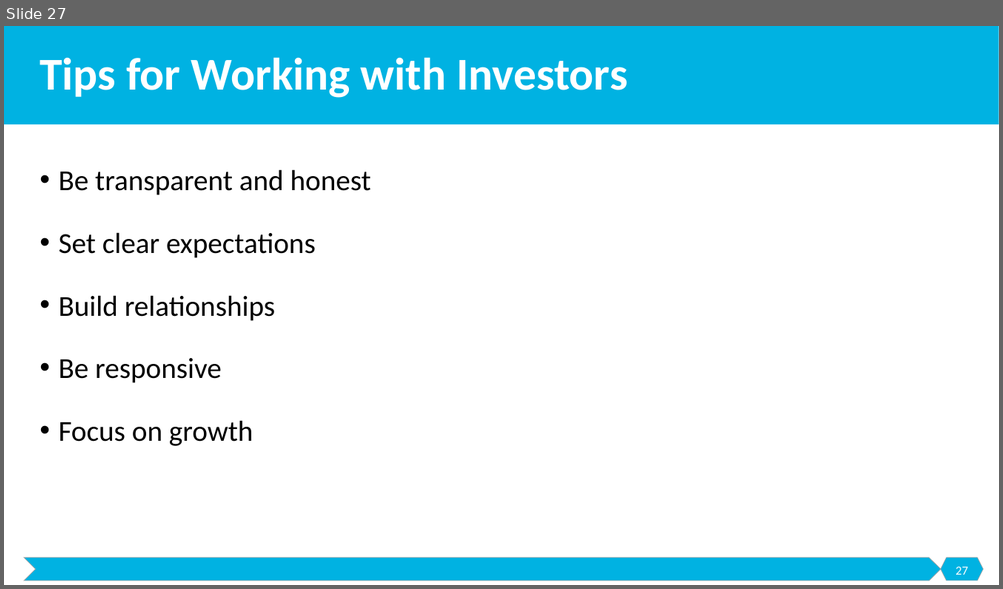
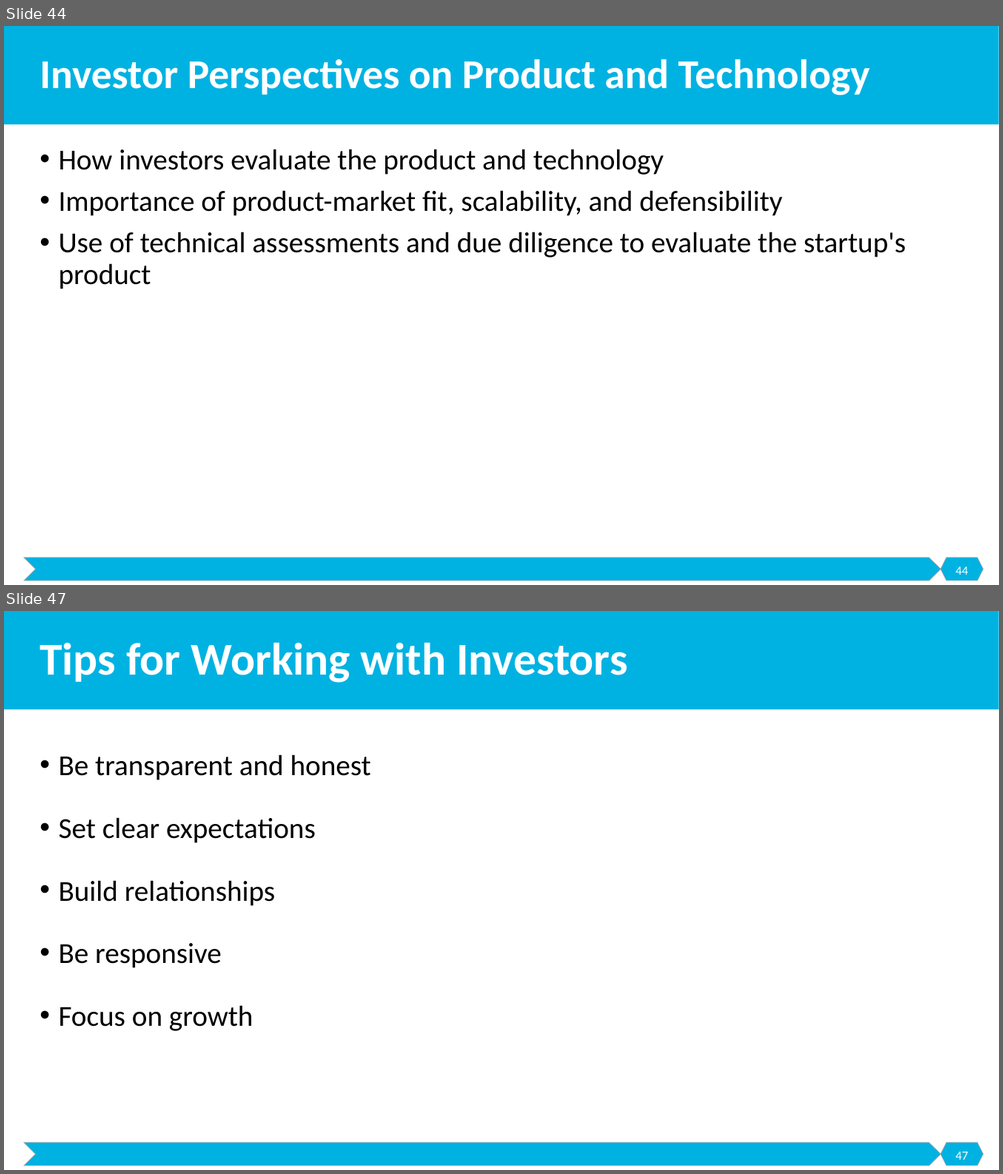
Before and after one commit to malenezi/malenezi, a slide deck: SE495/Lectures/5-Securing Funding/Securing Funding.pptx. Shown one above the other, each under a label of ours: slide 27 before the commit, slides 44 and 47 after it; the slides between them are not shown. The pictures are 1003x589 and 1003x1174 pixels, drawn with LibreOffice and Linux fonts; fonts in the diff are those of the drawing. Boxes give left, top, right and bottom in pixels: in the first picture for what was removed or moved away, otherwise in the second. Text is boxed around its words. In the diff, an @@ line names an element or a change of style, - is before the commit and + after.

```diff
--- a/SE495/Lectures/5-Securing Funding/Securing Funding.pptx
+++ b/SE495/Lectures/5-Securing Funding/Securing Funding.pptx
@@ slide 44 added at [4,26,999,585], background #FFFFFF; not listed: 3 template elements that a slide beside it also shows @@
@@ title added at [40,59,870,96], 39.6 pt, text #FFFFFF, bold @@
+Investor Perspectives on Product and Technology
@@ text added at [59,149,905,289], 28 pt, text #000000 @@
+• How investors evaluate the product and technology
+• Importance of product-market fit, scalability, and defensibility
+• Use of technical assessments and due diligence to evaluate the startup's product
@@ page number added at [955,567,967,575], 12 pt, text #FFFFFF @@
+44
@@ what was slide 27 is now slide 47 @@
@@ page number at [955,1152,967,1160]: text changed @@
-27
+47
```
Also in this commit, not shown: 2 slides changed, 19 other slides added, 1 other file.
